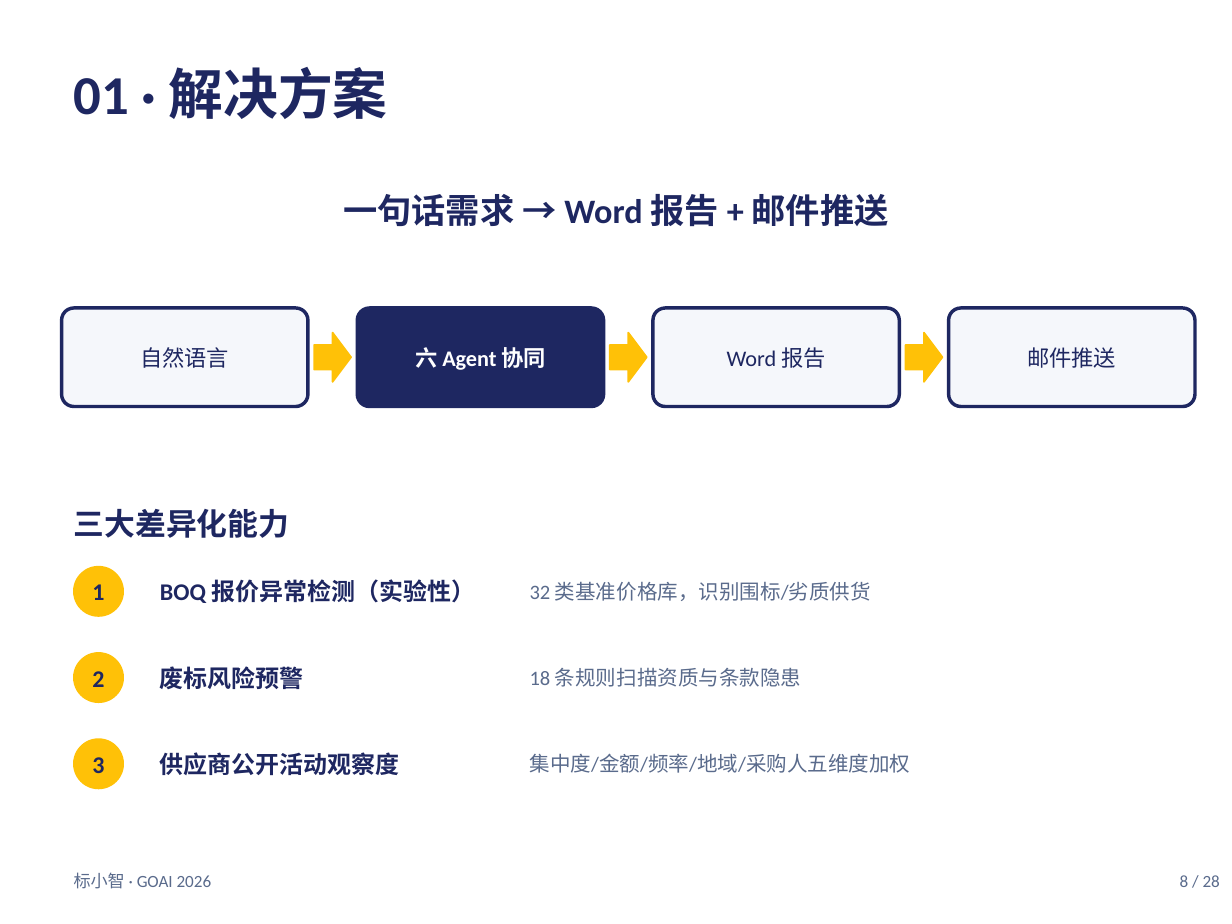
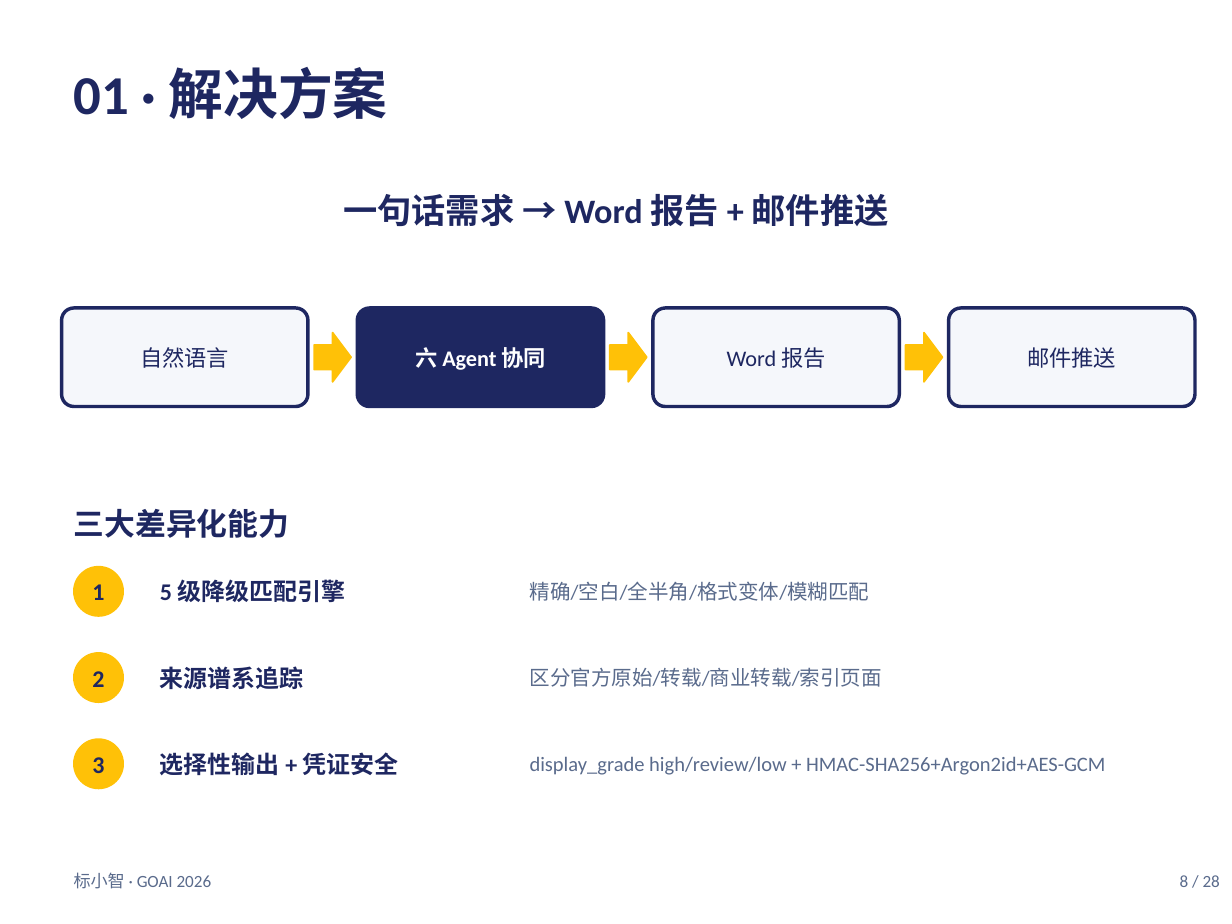
Before and after one commit to tlyyxjz/BidAgent, a slide deck: slide 8 of _w2_report/proposal.pptx. Drawn at 1232x924 pixels with LibreOffice and Linux fonts; fonts in the diff are those of the drawing. Boxes give left, top, right and bottom in pixels: in the first picture for what was removed or moved away, otherwise in the second. Text is boxed around its words. In the diff, an @@ line names an element or a change of style, - is before the commit and + after.

```diff
--- a/_w2_report/proposal.pptx
+++ b/_w2_report/proposal.pptx
@@ text at (x1=160, y1=579, x2=346, y2=602): text changed @@
-BOQ 报价异常检测（实验性）
+5 级降级匹配引擎
@@ text at (x1=530, y1=581, x2=870, y2=601): text changed @@
-32 类基准价格库，识别围标/劣质供货
+精确/空白/全半角/格式变体/模糊匹配
@@ text at (x1=160, y1=666, x2=304, y2=689): text changed @@
-废标风险预警
+来源谱系追踪
@@ text at (x1=530, y1=667, x2=882, y2=687): text changed @@
-18 条规则扫描资质与条款隐患
+区分官方原始/转载/商业转载/索引页面
@@ text at (x1=160, y1=752, x2=399, y2=775): text changed @@
-供应商公开活动观察度
+选择性输出 + 凭证安全
@@ text at (x1=530, y1=756, x2=1105, y2=775): text changed @@
-集中度/金额/频率/地域/采购人五维度加权
+display_grade high/review/low + HMAC-SHA256+Argon2id+AES-GCM
```
Also in this commit, not shown: 9 other slides changed, 20 other files.
